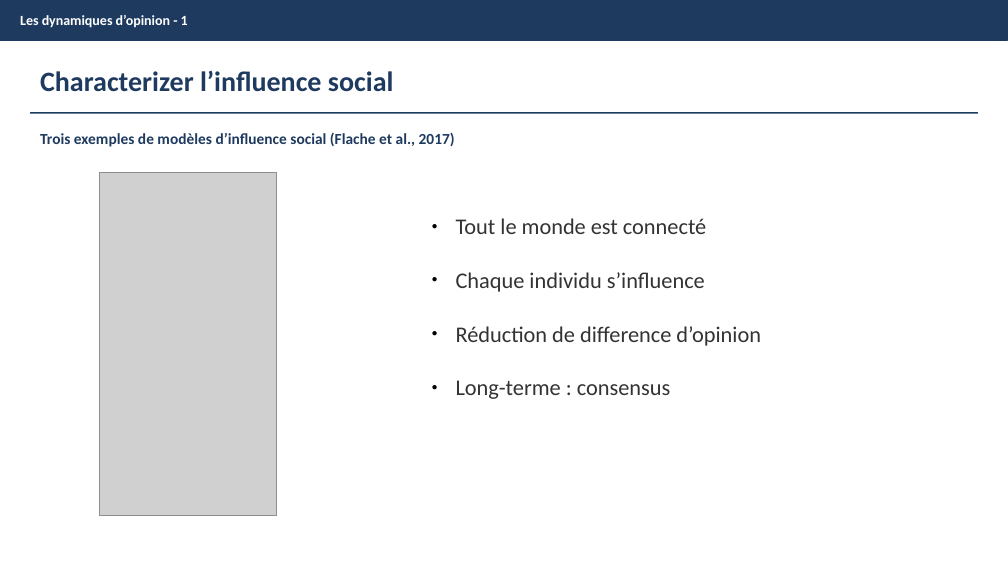
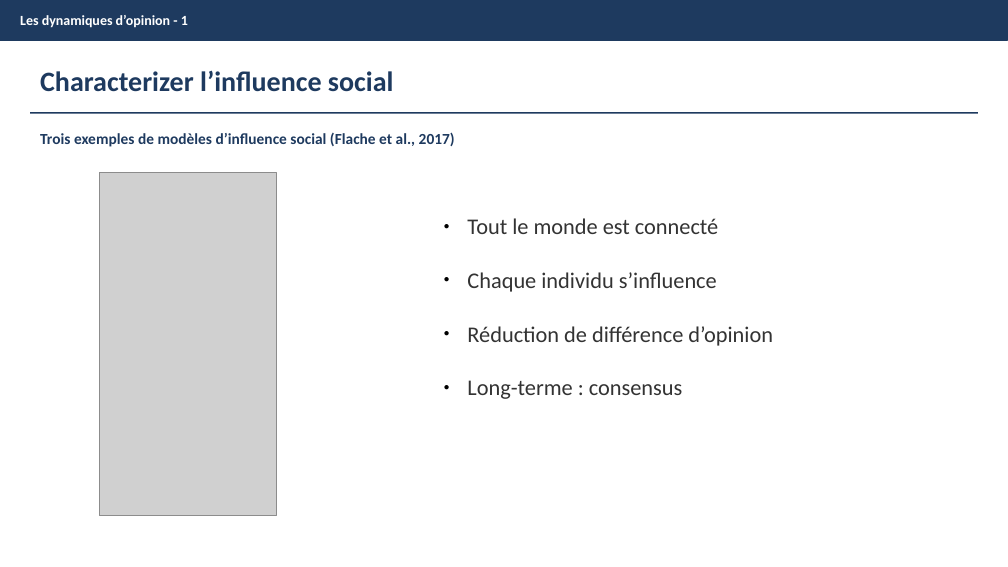
Before and after one commit to NomNom-tk/AGROPT-MODEL, a slide deck: slide 5 of Pres-Journees_Scientif.pptx. Drawn at 1008x567 pixels with LibreOffice and Linux fonts; fonts in the diff are those of the drawing; grey boxes stand for pictures. Boxes give left, top, right and bottom in pixels: in the first picture for what was removed or moved away, otherwise in the second. Text is boxed around its words. In the diff, an @@ line names an element or a change of style, - is before the commit and + after.

```diff
--- a/Pres-Journees_Scientif.pptx
+++ b/Pres-Journees_Scientif.pptx
@@ text "Tout le monde est connecté": place and size @@
-text "Tout le monde est connecté" at bbox=[456, 218, 761, 399]
+text "Tout le monde est connecté" at bbox=[467, 218, 773, 399]
@@ text at bbox=[467, 326, 773, 346]: text changed @@
-● Réduction de difference d’opinion
+● Réduction de différence d’opinion
```
Also in this commit, not shown: 11 other slides changed, 4 slides added, 2 slides removed.
